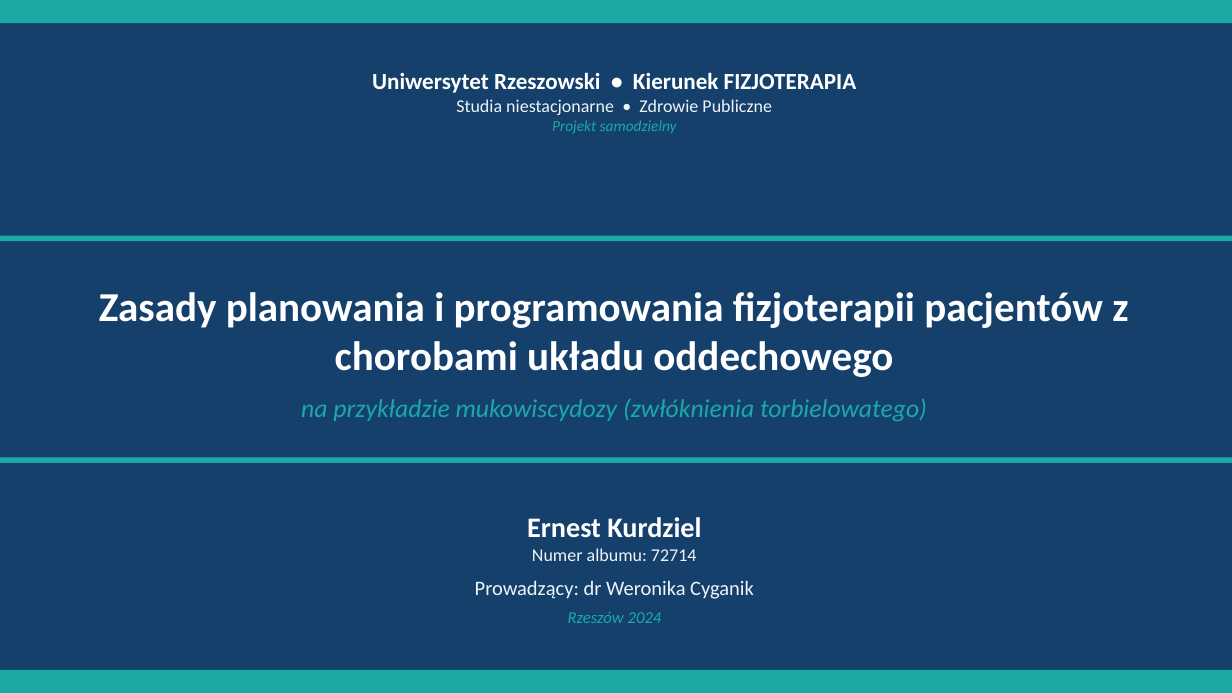
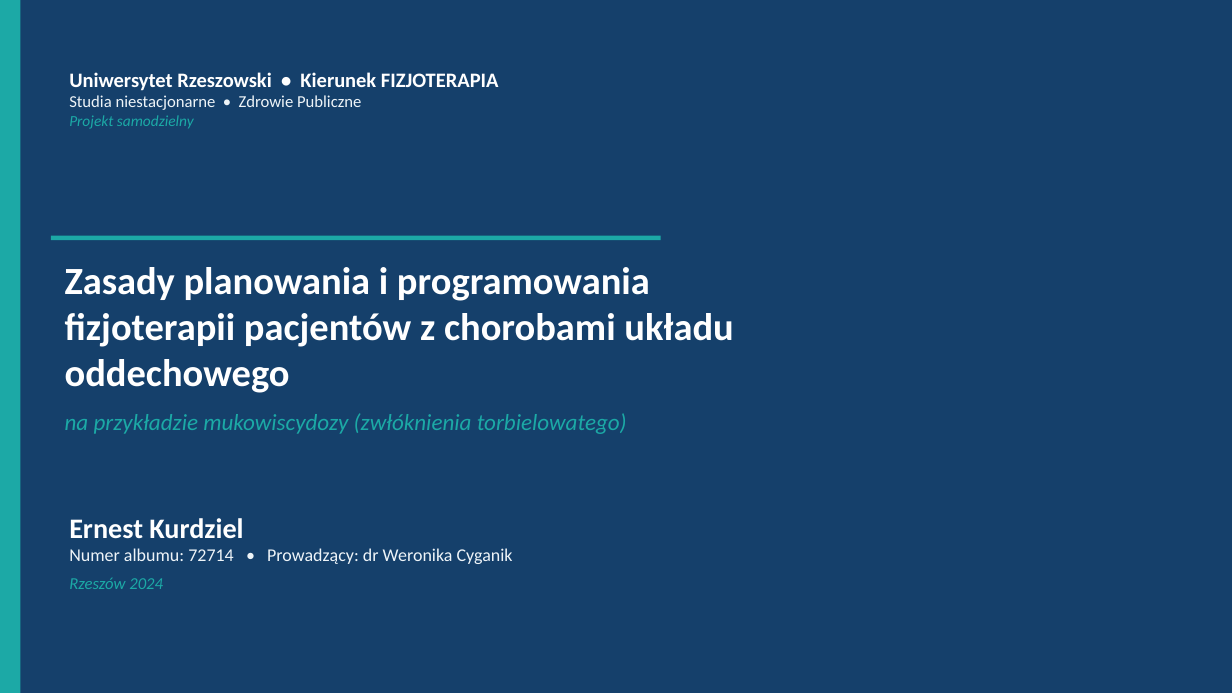
Before and after one commit to ernestkurdziel-max/eqwdfqae, a slide deck: slide 1 of Fizjoterapia_mukowiscydoza_prezentacja.pptx. Drawn at 1232x693 pixels with LibreOffice and Linux fonts; fonts in the diff are those of the drawing; background and template pictures are left out; a plain dark background stands for a picture behind light text. Boxes give left, top, right and bottom in pixels: in the first picture for what was removed or moved away, otherwise in the second. Text is boxed around its words. In the diff, an @@ line names an element or a change of style, - is before the commit and + after.

```diff
--- a/Fizjoterapia_mukowiscydoza_prezentacja.pptx
+++ b/Fizjoterapia_mukowiscydoza_prezentacja.pptx
@@ background #FFFFFF to picture (left out) @@
@@ rectangle: place and size @@
-rectangle at (0, 670, 1232, 693)
+rectangle at (0, 0, 20, 693)
@@ rectangle removed at (0, 0, 1232, 23) @@
@@ text "Uniwersytet Rzeszowski • Kierunek FIZJOTERAPIA": place and size @@
-text "Uniwersytet Rzeszowski • Kierunek FIZJOTERAPIA" at (372, 72, 857, 134)
+text "Uniwersytet Rzeszowski • Kierunek FIZJOTERAPIA" at (69, 72, 499, 129)
@@ text "Uniwersytet Rzeszowski • Kierunek FIZJOTERAPIA" at (69, 72, 499, 129): size 18 to 16 pt in "Uniwersytet Rzeszowski • Kierunek FIZJOTERAPIA"; size 14 to 13 pt in "Studia niestacjonarne • Zdrowie Publiczne"; alignment centre to left @@
@@ rectangle: place and size @@
-rectangle at (0, 236, 1232, 241)
+rectangle at (51, 236, 661, 240)
@@ text "Zasady planowania i programowania fizjoterapii ...": place and size @@
-text "Zasady planowania i programowania fizjoterapii ..." at (99, 292, 1128, 421)
+text "Zasady planowania i programowania fizjoterapii ..." at (65, 267, 733, 434)
@@ text "Zasady planowania i programowania fizjoterapii ..." at (65, 267, 733, 434): size 32 to 30 pt in "Zasady planowania i programowania fizjoterapii pacjentów z ..."; size 20 to 18 pt in "na przykładzie mukowiscydozy (zwłóknienia torbielowatego)"; alignment centre to left; vertical alignment middle to top @@
@@ rectangle removed at (0, 457, 1232, 463) @@
@@ text "Ernest Kurdziel": place and size @@
-text "Ernest Kurdziel" at (475, 517, 754, 623)
+text "Ernest Kurdziel" at (69, 518, 513, 589)
@@ text "Ernest Kurdziel" at (69, 518, 513, 589): vertical alignment middle to top @@
@@ text at (69, 518, 243, 589): alignment centre to left @@
@@ text at (69, 548, 513, 564): text changed; size 16 to 14 pt @@
-Numer albumu: 72714
-Prowadzący: dr Weronika Cyganik
+Numer albumu: 72714 • Prowadzący: dr Weronika Cyganik
```
Also in this commit, not shown: 5 other slides changed, 7 other files.
